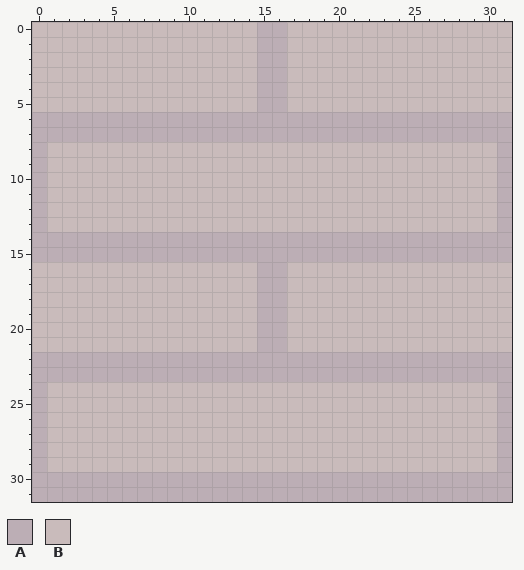
Two versions of one pixel-art file, Assets/Sprites/Tiles/Tile_Wall.ase. That is the earlier state.
32x32 pixels, 1 frame. Colours within 5 levels of each other are drawn and written as one.
Palette (. is transparent): A #bcaeb5  B #c9bbbb
Once edited:
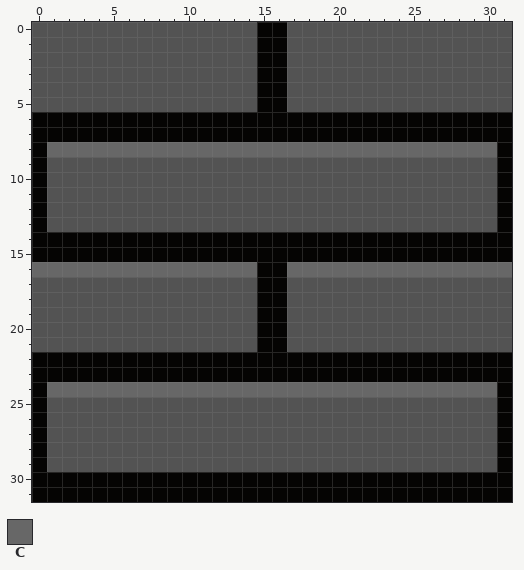
Colours new in this view: C #676767
Edits made:
layer "Layer 4" blend hard light -> saturation
layer "Layer 3" blend multiply -> normal
colour A: #bcaeb5 -> #050403
colour B: #c9bbbb -> #535353
Layer "Layer 3":
y 8: x 1..30 BBBBBBBBBBBBBBBBBBBBBBBBBBBBBB -> CCCCCCCCCCCCCCCCCCCCCCCCCCCCCC
y 16: x 0..14 BBBBBBBBBBBBBBB -> CCCCCCCCCCCCCCC; x 17..31 BBBBBBBBBBBBBBB -> CCCCCCCCCCCCCCC
y 24: x 1..30 BBBBBBBBBBBBBBBBBBBBBBBBBBBBBB -> CCCCCCCCCCCCCCCCCCCCCCCCCCCCCC
Pixel boxes of the changes (left, top, right, bottom) in both pictures:
changed: (32, 22, 512, 502)
